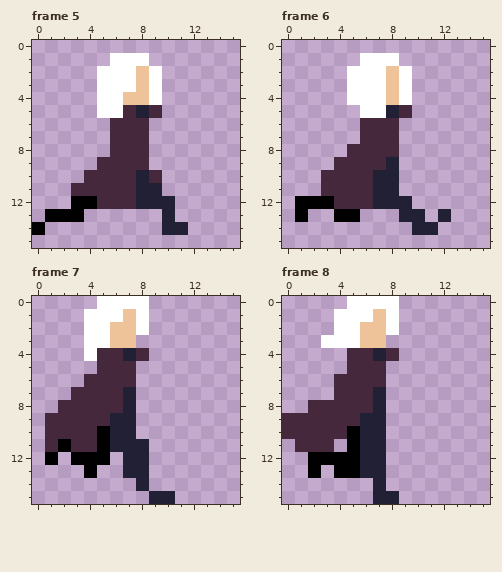
A pixel-art file gets an edit: assets/Dood_test.ase. The picture above was drawn from the file before the commit.
16x16 pixels, 12 frames. Shown: frame 5, frame 6, frame 7, frame 8. The commit also changed other frames, which this record leaves out.
The result:
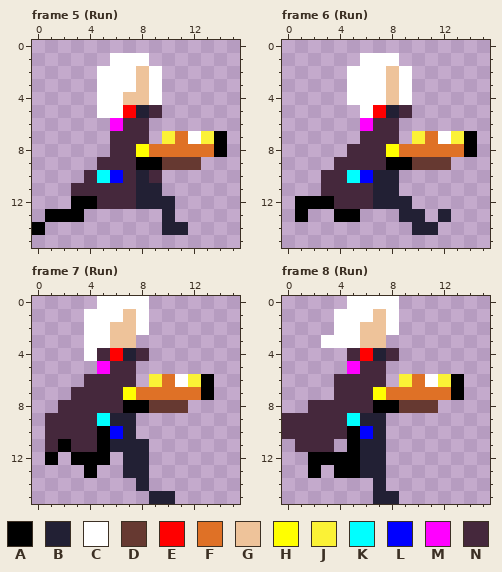
Palette (. is transparent): A #000000  B #222034  C #ffffff  D #663931  E #ff0000  F #df7126  G #eec39a  H #ffff00  J #fbf236  K #00ffff  L #0000ff  M #ff00ff  N #45283c
From the commit log: Add player character parts and data points
The exact change:
layer "GUNN" now shown
Changed rows in their new state; - is an unchanged pixel.
Frame 5 (Run), layers "dataPoints", "GUNN":
first column x 5:
 5 --E-------
 6 -M--------
 7 -----JFCJA
 8 ---HFFFFFA
 9 ---AADDD--
10 KL--------
Frame 6 (Run), layers "dataPoints", "GUNN": the same change as frame 5 (Run)
Frame 7 (Run), layers "dataPoints", "GUNN":
first column x 5:
 4 -E-------
 5 M--------
 6 ----JFCJA
 7 --HFFFFFA
 8 --AADDD--
 9 K--------
10 -L-------
Frame 8 (Run), layers "dataPoints", "GUNN": the same change as frame 7 (Run)
Boxes around the changes in both pictures, in picture pixels (x1, y1, x2, y2):
changed: (97, 105, 227, 183)
changed: (347, 105, 477, 183)
changed: (97, 348, 214, 439)
changed: (347, 348, 464, 439)
